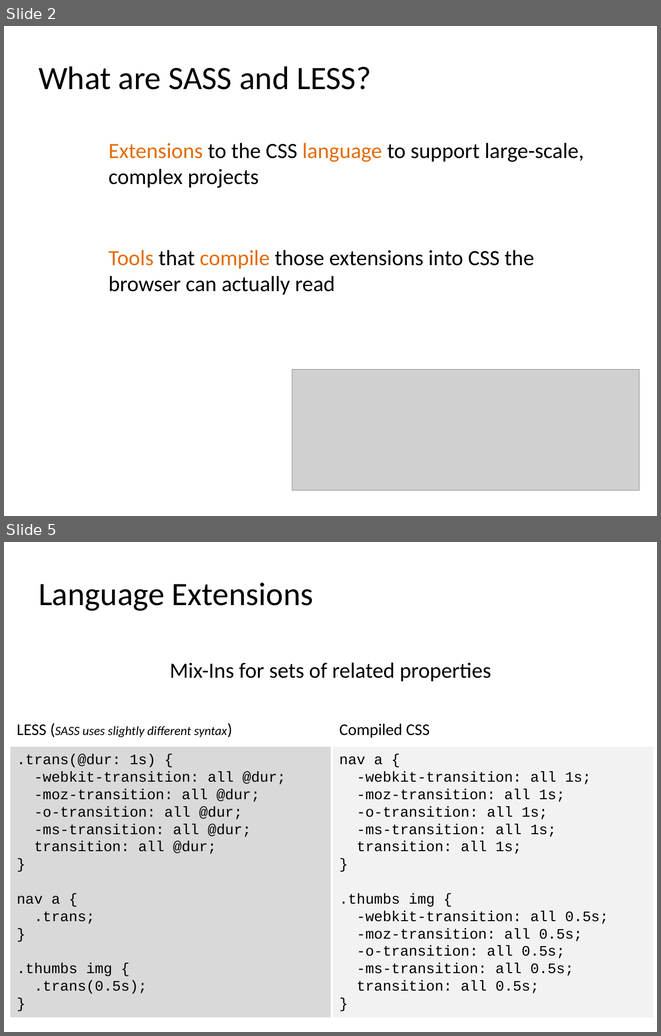
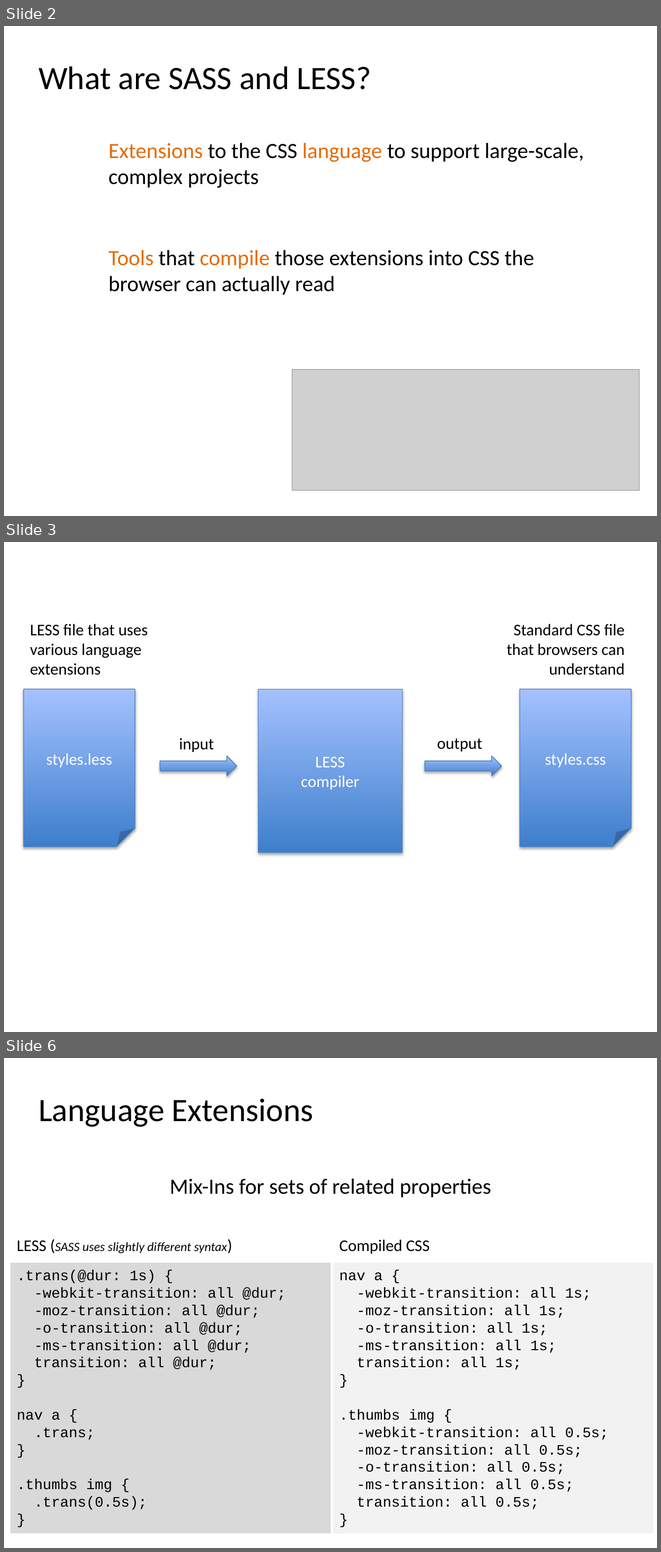
Before and after one commit to XavierByrd/info343-stearns, a slide deck: slides/sassless/sassless.pptx. Shown one above the other, each under a label of ours: slides 2 and 5 before the commit, slides 2, 3 and 6 after it; the slides between them are not shown. The pictures are 661x1036 and 661x1552 pixels, drawn with LibreOffice and Linux fonts; fonts in the diff are those of the drawing; grey boxes stand for pictures. Boxes give left, top, right and bottom in pixels: in the first picture for what was removed or moved away, otherwise in the second. Text is boxed around its words. In the diff, an @@ line names an element or a change of style, - is before the commit and + after.

```diff
--- a/slides/sassless/sassless.pptx
+++ b/slides/sassless/sassless.pptx
@@ slide 3 added at (x1=4, y1=542, x2=657, y2=1032), background #FFFFFF @@
@@ text added at (x1=30, y1=624, x2=148, y2=675), 18 pt, text #000000 @@
+LESS file that uses various language extensions
@@ text added at (x1=506, y1=624, x2=625, y2=675), 18 pt, text #000000 @@
+Standard CSS file that browsers can understand
@@ folded corner added at (x1=24, y1=689, x2=135, y2=846), fill gradient #3F80CE to #A4C4FF, outline #4B7EBC 0.75 pt, 18 pt, text #FFFFFF @@
+styles.less
@@ rectangle added at (x1=258, y1=689, x2=403, y2=852), fill gradient #3F80CE to #A4C4FF, outline #4B7EBC 0.75 pt, 18 pt, text #FFFFFF @@
+LESS
+compiler
@@ folded corner added at (x1=520, y1=689, x2=632, y2=846), fill gradient #3F80CE to #A4C4FF, outline #4B7EBC 0.75 pt, 18 pt, text #FFFFFF @@
+styles.css
@@ text added at (x1=179, y1=738, x2=214, y2=752), 18 pt, text #000000 @@
+input
@@ text added at (x1=437, y1=738, x2=482, y2=751), 18 pt, text #000000 @@
+output
@@ right arrow added at (x1=160, y1=756, x2=237, y2=776), fill gradient #3F80CE to #A4C4FF, outline #4B7EBC 0.75 pt @@
@@ right arrow added at (x1=424, y1=756, x2=502, y2=776), fill gradient #3F80CE to #A4C4FF, outline #4B7EBC 0.75 pt @@
@@ what was slide 5 is now slide 6 @@
```
Also in this commit, not shown: 4 slides changed.
